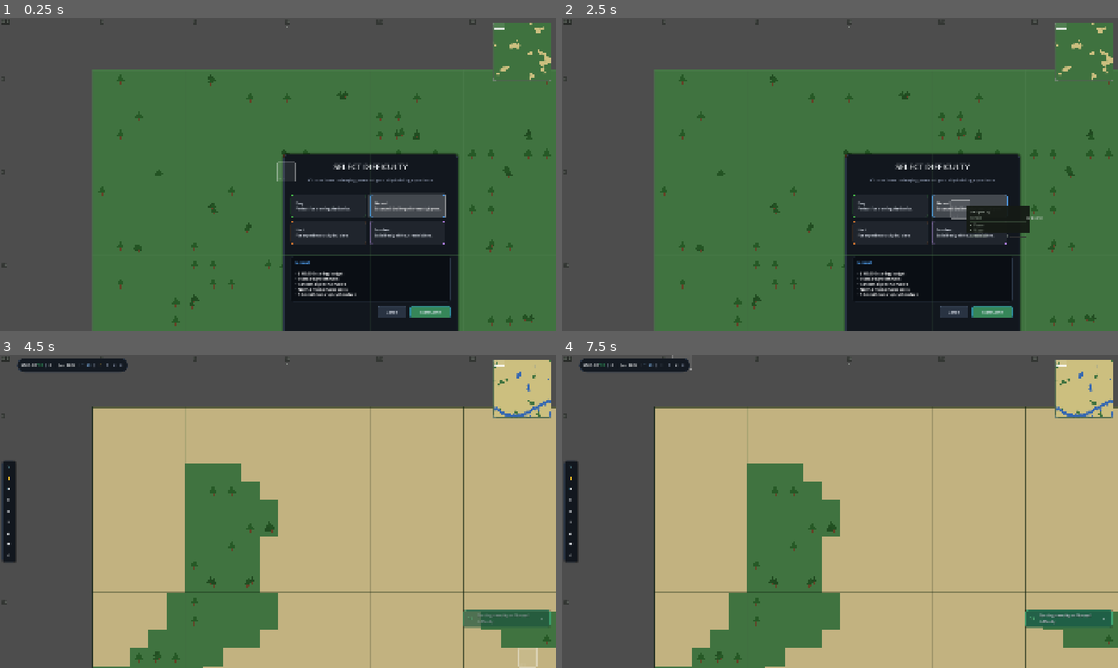
Above: before the commit, frames 1-4 (two rows, left to right).
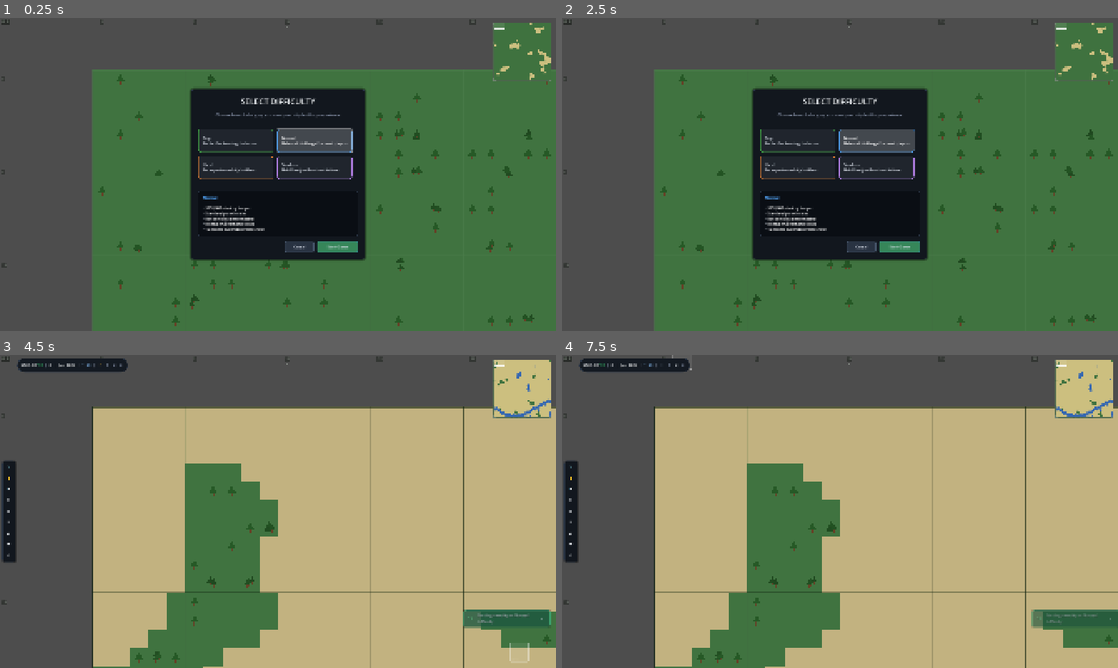
Above: after the commit, the same moments.

Repository: oudsteyn/silicon-springs
Game: Godot game, scene res://scenes/main.tscn
The game is run twice, just before and just after one commit, with the same random seed, the same clock (stepped at 60 frames per second) and the same inputs.
Inputs:
- Up to frame 1 (0.25 s): no input
- Up to frame 2 (2.5 s): click "Easy Perfect for learning the…" at 0.5 s; click "Easy Perfect for learning the…" at 1.25 s; click "Normal Balanced challenge for…" at 2 s
- Up to frame 3 (4.5 s): click "Normal Balanced challenge for…" at 2.75 s; click "Start Game" at 3.5 s; click "Start Game" at 4.25 s
- Up to frame 4 (7.5 s): click ">" at 5 s; click "1" at 5.75 s; click "||" at 6.5 s; click "2" at 7.25 s

The runs differ from the first frame. In frame 1, 28% of the frame differs, in the area x 34-83%, y 22-100%; in frame 2, 28%, in the area x 34-87%, y 22-100%; in frame 3, 0.1%; in frame 4, 0.4%.

Commit message:
Improve modal dialog handling and reduce notification spam
Modal dialogs:
- Refactor DifficultySelector to use CanvasLayer (layer 100) for proper z-order
- Use CenterContainer for reliable dialog centering
- Register difficulty/terrain_editor as modal panels in UIManager
- Hide cell highlight and tooltip when modals are open

Toast notifications:
- Reduce max visible toasts from 5 to 3
- Reduce toast duration from 4s to 3s
- Filter out most "info" type notifications, keeping only important ones
  (save/load, unlocks, milestones, game start)

Co-Authored-By: Claude Opus 4.5 <noreply@anthropic.com>

Diff:
--- a/scenes/game_world.gd
+++ b/scenes/game_world.gd
@@ -713,6 +713,12 @@
 	if not cell_highlight:
 		return
 
+	# Hide highlight when modal dialogs are open
+	if UIManager.is_modal_open():
+		cell_highlight.visible = false
+		return
+	cell_highlight.visible = true
+
 	# Update position
 	cell_highlight.set_cell(hovered_cell)
 
--- a/scenes/main.gd
+++ b/scenes/main.gd
@@ -60,6 +60,9 @@
 	difficulty_selector.cancelled.connect(_on_difficulty_cancelled)
 	add_child(difficulty_selector)
 
+	# Register as modal to hide tooltips etc
+	UIManager.open_panel("difficulty")
+
 	# Show as modal
 	call_deferred("_position_difficulty_selector")
 
@@ -83,6 +86,7 @@
 	if difficulty_selector:
 		difficulty_selector.queue_free()
 		difficulty_selector = null
+	UIManager.close_panel("difficulty")
 
 	# Show terrain editor before starting game
 	_show_terrain_editor()
@@ -95,6 +99,7 @@
 		terrain_editor = editor_scene.instantiate()
 		terrain_editor.editor_closed.connect(_on_terrain_editor_closed)
 		add_child(terrain_editor)
+		UIManager.open_panel("terrain_editor")
 	else:
 		# Fallback: start game without terrain editor
 		_finish_game_start()
@@ -111,6 +116,7 @@
 			terrain_editor.remove_child(terrain_sys)
 		terrain_editor.queue_free()
 		terrain_editor = null
+	UIManager.close_panel("terrain_editor")
 
 	if start_game:
 		_finish_game_start()
--- a/src/autoloads/ui_manager.gd
+++ b/src/autoloads/ui_manager.gd
@@ -194,7 +194,7 @@
 	panel_opened.emit(panel_name)
 
 	# Set modal mode for certain panels
-	if panel_name in ["dashboard", "budget", "settings", "save_load"]:
+	if panel_name in ["dashboard", "budget", "settings", "save_load", "difficulty", "terrain_editor"]:
 		set_mode(UIMode.MODAL)
 
 
@@ -207,7 +207,7 @@
 	# Exit modal mode if no modals left
 	if current_mode == UIMode.MODAL:
 		var any_modal = false
-		for p in ["dashboard", "budget", "settings", "save_load"]:
+		for p in ["dashboard", "budget", "settings", "save_load", "difficulty", "terrain_editor"]:
 			if _open_panels.get(p, false):
 				any_modal = true
 				break
--- a/src/ui/components/difficulty_selector.gd
+++ b/src/ui/components/difficulty_selector.gd
@@ -1,9 +1,11 @@
-extends PanelContainer
+extends CanvasLayer
 class_name DifficultySelector
 ## Modal panel for selecting game difficulty
 
 signal difficulty_selected(difficulty: GameConfigClass.Difficulty)
 signal cancelled()
+
+var _main_panel: PanelContainer
 
 const DIFFICULTY_INFO: Dictionary = {
 	GameConfigClass.Difficulty.EASY: {
@@ -68,23 +70,34 @@
 
 
 func _ready() -> void:
+	layer = 100  # Above game world elements
 	_setup_ui()
 	_select_difficulty(GameConfigClass.Difficulty.NORMAL)
 
 
 func _setup_ui() -> void:
-	# Panel styling
-	custom_minimum_size = Vector2(600, 500)
+	# Create centered container
+	var center_container = CenterContainer.new()
+	center_container.anchor_left = 0.0
+	center_container.anchor_right = 1.0
+	center_container.anchor_top = 0.0
+	center_container.anchor_bottom = 1.0
+	add_child(center_container)
+
+	# Create main panel
+	_main_panel = PanelContainer.new()
+	_main_panel.custom_minimum_size = Vector2(600, 500)
 
 	var style = UIManager.get_modal_style()
 	style.set_corner_radius_all(ThemeConstants.RADIUS_LARGE + 4)
 	style.set_content_margin_all(24)
-	add_theme_stylebox_override("panel", style)
+	_main_panel.add_theme_stylebox_override("panel", style)
+	center_container.add_child(_main_panel)
 
 	# Main layout
 	var vbox = VBoxContainer.new()
 	vbox.add_theme_constant_override("separation", 16)
-	add_child(vbox)
+	_main_panel.add_child(vbox)
 
 	# Title
 	var title = Label.new()
@@ -264,9 +277,7 @@
 
 ## Show the selector as a modal
 func show_modal() -> void:
-	# Center on screen
-	var viewport_size = get_viewport().get_visible_rect().size
-	position = (viewport_size - custom_minimum_size) / 2
+	# Centering is handled by CenterContainer
 	visible = true
 	# Grab focus
 	_difficulty_buttons[_selected_difficulty].grab_focus()
--- a/src/ui/grid/cell_info_tooltip.gd
+++ b/src/ui/grid/cell_info_tooltip.gd
@@ -80,6 +80,12 @@
 	if not camera:
 		return
 
+	# Hide tooltip when modal dialogs are open
+	if UIManager.is_modal_open():
+		if _is_visible:
+			_hide_tooltip()
+		return
+
 	# Handle hover delay
 	if _current_cell != Vector2i(-1, -1) and not _is_visible:
 		_hover_timer += delta
@@ -114,6 +120,10 @@
 
 func _show_tooltip() -> void:
 	if _current_cell == Vector2i(-1, -1):
+		return
+
+	# Don't show tooltip when modal dialogs are open
+	if UIManager.is_modal_open():
 		return
 
 	_build_tooltip_content()
--- a/src/ui/toast_notification.gd
+++ b/src/ui/toast_notification.gd
@@ -2,10 +2,17 @@
 class_name ToastNotificationSystem
 ## Polished toast notification system with stacking and animations
 
-const MAX_VISIBLE_TOASTS: int = 5
-const TOAST_DURATION: float = 4.0
-const TOAST_FADE_TIME: float = 0.5
-const TOAST_SLIDE_TIME: float = 0.3
+const MAX_VISIBLE_TOASTS: int = 3
+const TOAST_DURATION: float = 3.0
+const TOAST_FADE_TIME: float = 0.4
+const TOAST_SLIDE_TIME: float = 0.25
+
+# Filter out spammy info notifications - only show important ones
+const ALLOWED_INFO_MESSAGES: Array[String] = [
+	"game_saved", "game_loaded", "Game saved", "Game loaded",
+	"tier_unlocked", "building_unlocked", "milestone",
+	"Starting new city"
+]
 
 var toast_container: VBoxContainer
 var active_toasts: Array[Control] = []
@@ -72,6 +79,16 @@
 
 
 func show_toast(message: String, type: String = "info") -> void:
+	# Filter out most info notifications to reduce spam
+	if type == "info":
+		var is_allowed = false
+		for allowed in ALLOWED_INFO_MESSAGES:
+			if message.contains(allowed):
+				is_allowed = true
+				break
+		if not is_allowed:
+			return
+
 	# Remove oldest toast if at max
 	if active_toasts.size() >= MAX_VISIBLE_TOASTS:
 		var oldest = active_toasts.pop_front()
